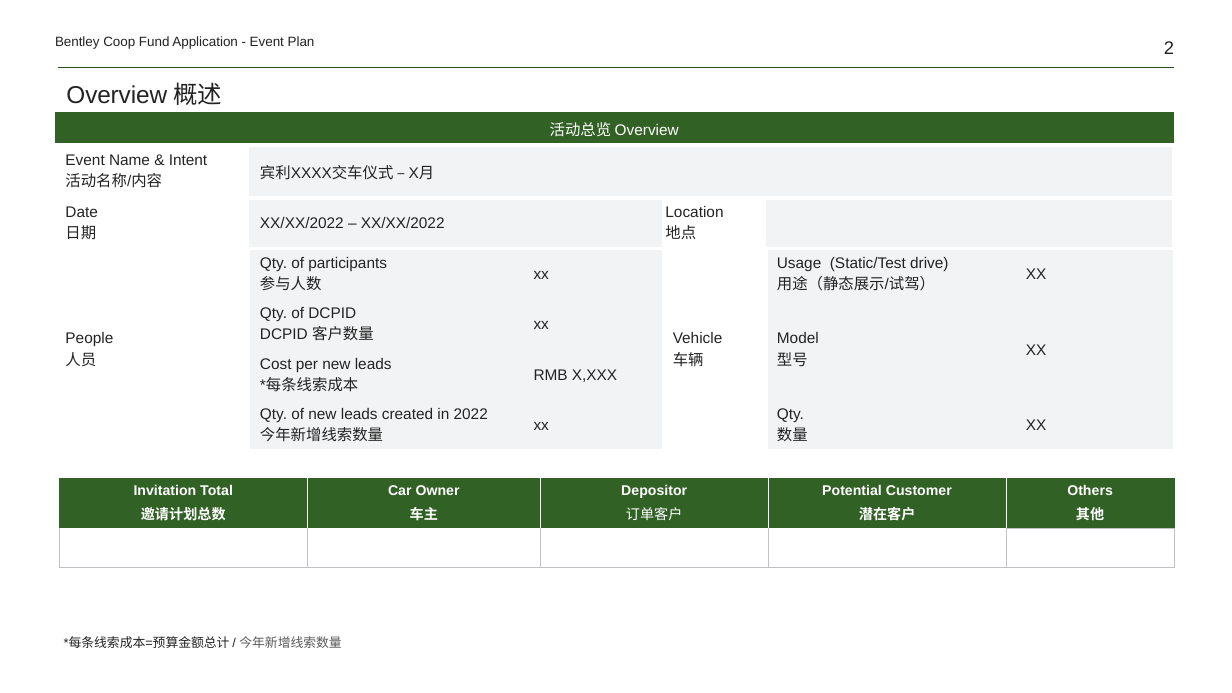
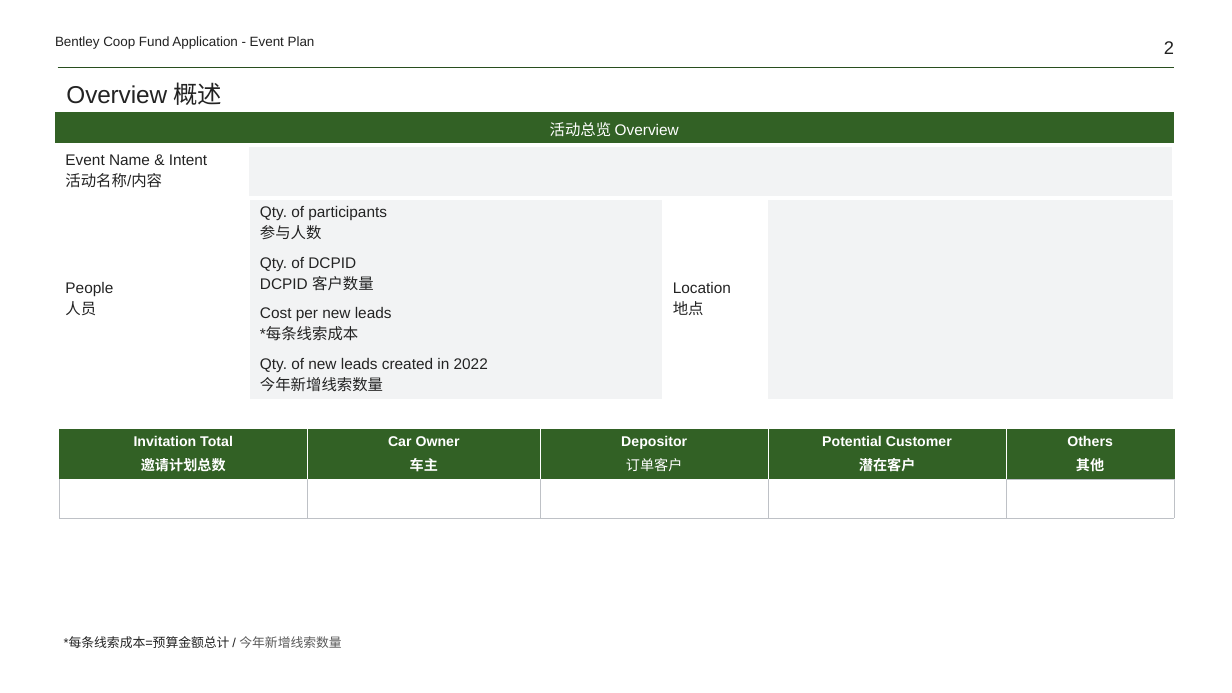
Before and after one commit to Yrtech-Tony/com.yrtech.Bentley.API.Upgrade, a slide deck: slide 2 of com.yrtech.bentleyAPI/com.yrtech.InventoryAPI/template/2022 Dealer Coop fund event plan template-handover ceremony.pptx. Drawn at 1232x693 pixels with LibreOffice and Linux fonts; fonts in the diff are those of the drawing. Boxes give left, top, right and bottom in pixels: in the first picture for what was removed or moved away, otherwise in the second. Text is boxed around its words. In the diff, an @@ line names an element or a change of style, - is before the commit and + after.

Commit message:
feat：ppt

```diff
--- a/com.yrtech.bentleyAPI/com.yrtech.InventoryAPI/template/2022 Dealer Coop fund event plan template-handover ceremony.pptx
+++ b/com.yrtech.bentleyAPI/com.yrtech.InventoryAPI/template/2022 Dealer Coop fund event plan template-handover ceremony.pptx
@@ table at bbox=[55, 112, 1175, 410] @@
-row 2: Event Name & Intent / 活动名称/内容 | 宾利XXXX交车仪式 – X月 |  |  |  | 
-row 3: Date / 日期 | XX/XX/2022 – XX/XX/2022 |  | Location / 地点 |  | 
-row 4: People / 人员 | Qty. of participants / 参与人数 | xx | Vehicle / 车辆 | Usage (Static/Test drive) / 用途（静态展示/试驾） | XX
-row 5:  | Qty. of DCPID / DCPID 客户数量 | xx |  | Model / 型号 | XX
-row 6:  | Cost per new leads / *每条线索成本 | RMB X,XXX |  |  | 
-row 7:  | Qty. of new leads created in 2022 / 今年新增线索数量 | xx |  | Qty. / 数量 | XX
+row 2: Event Name & Intent / 活动名称/内容 |  |  |  |  | 
+row 3: People / 人员 | Qty. of participants / 参与人数 |  | Location / 地点 |  | 
+row 4:  | Qty. of DCPID / DCPID 客户数量 |  |  |  | 
+row 5:  | Cost per new leads / *每条线索成本 |  |  |  | 
+row 6:  | Qty. of new leads created in 2022 / 今年新增线索数量 |  |  |  | 
@@ table: place and size @@
-table at bbox=[59, 479, 1175, 567]
+table at bbox=[59, 429, 1175, 517]
```
Also in this commit, not shown: 5 other slides changed, 1 slide removed, 12 other files.
